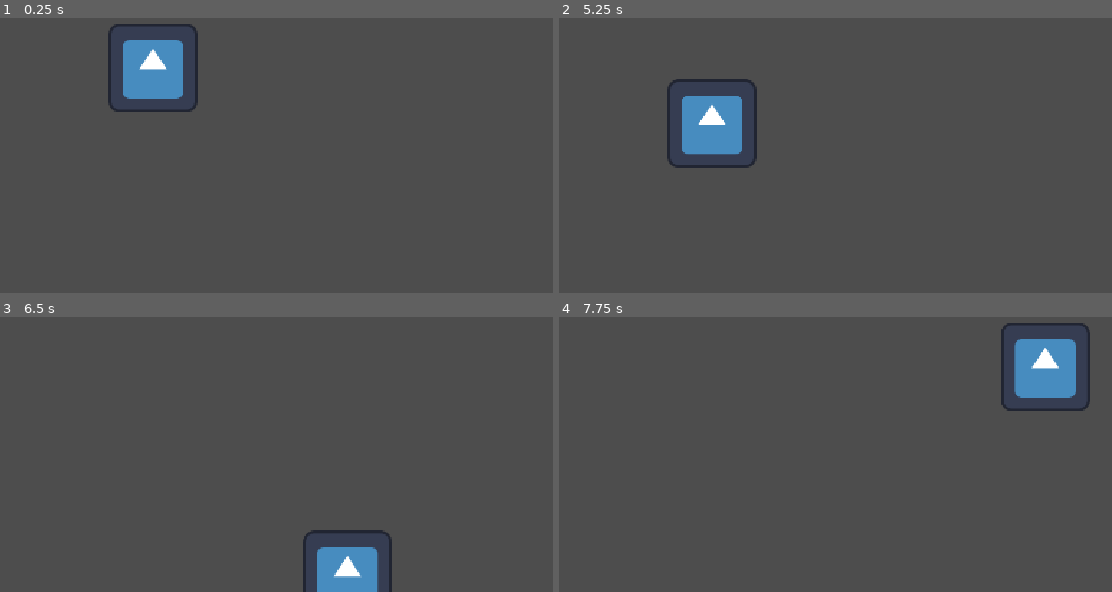
Above: before the commit, frames 1-4 (two rows, left to right).
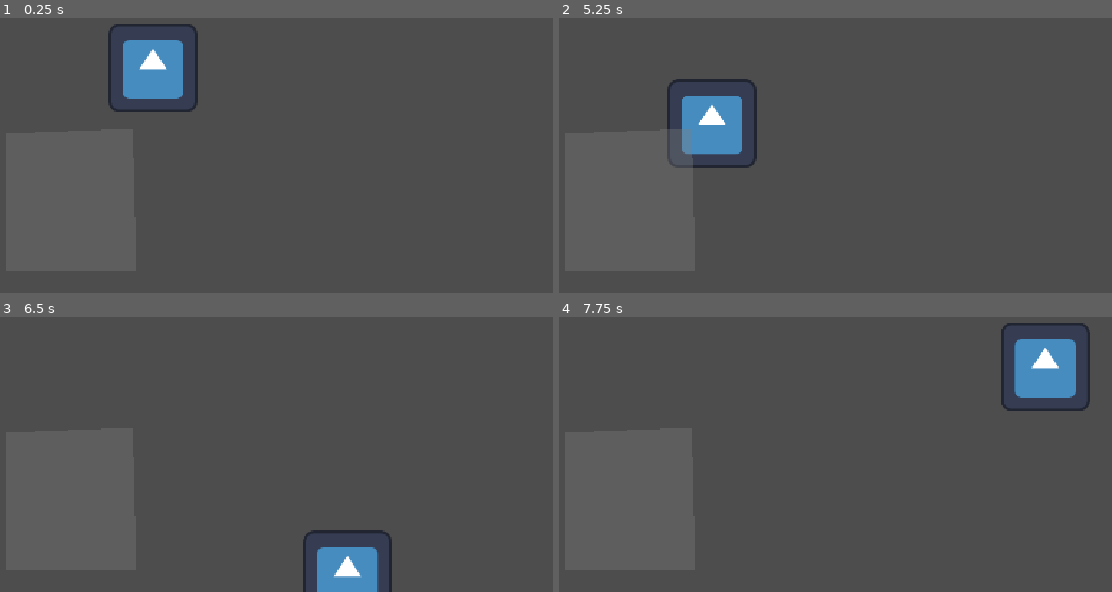
Above: after the commit, the same moments.

Repository: skeeeth/Allstar-Cult-Slip
Game: Godot game, scene res://Source/Level/World/World.tscn
Two runs of this game, one before a commit and one after it. Both use one fixed random seed, a clock stepped at 60 frames per second and the inputs below. The engine's default icon, where the game draws it, is replaced by a stand-in: a white triangle on a blue panel in a dark square.
Inputs:
- Up to frame 1 (0.25 s): no input
- Up to frame 2 (5.25 s): tap Enter at 0.5 s; hold D (right) 0.53-1.28 s; hold E (Interact) 0.53-1.28 s; tap 1 (one, bound only after the commit) at 0.8, 1.35, 2.3, 2.85, 3.8, 4.35 s; hold S (down) 1.28-2.03 s; tap E (Interact) at 1.55, 3.05, 4.55 s; hold D (right) 2.03-2.78 s; hold E (Interact) 2.03-2.78 s; hold W (up) 2.78-3.53 s; hold E (Interact) 3.53-4.28 s; hold A (left) 3.53-5.03 s; hold S (down) from 5.03 s (still down); hold E (Interact) from 5.03 s (still down)
- Up to frame 3 (6.5 s): tap 1 (one, bound only after the commit) at 5.3, 5.85 s; release S (down) at 5.78 s; release E (Interact) at 5.78 s; hold D (right) from 5.78 s (still down); tap E (Interact) at 6.05 s
- Up to frame 4 (7.75 s): release D (right) at 6.53 s; hold W (up) 6.53-7.28 s; hold E (Interact) 6.53-7.28 s; tap 1 (one, bound only after the commit) at 6.8, 7.35 s; hold D (right) from 7.28 s (still down); tap E (Interact) at 7.55 s

The runs differ from the first frame. In frame 2, 0.5% of the frame differs, in the area x 19-25%, y 40-55%; in frame 3, less than 0.1%; in frame 4, less than 0.1%.

Commit message:
Tower Build

Diff:
--- /dev/null
+++ b/Source/Interactable/Tower Site/TowerSite.tscn
@@ -0,0 +1,17 @@
+[gd_scene format=3 uid="uid://bxuwbl1bbb4a0"]
+
+[ext_resource type="Script" uid="uid://dl31byom8c4h6" path="res://Source/Interactable/Tower Site/tower_site.gd" id="1_h1xah"]
+[ext_resource type="PackedScene" uid="uid://chb2l2bjixpa2" path="res://Source/Interactable/Interactable.tscn" id="1_v6gqn"]
+[ext_resource type="Script" uid="uid://dlv0kunqio4rh" path="res://Source/Interactable/Towers/TowerData.gd" id="2_0yyf7"]
+[ext_resource type="Resource" uid="uid://cwdovgn6qws6s" path="res://Source/Interactable/Towers/List/BananaField.tres" id="3_m2jwy"]
+
+[node name="TowerSite" type="Node2D" unique_id=655530917]
+script = ExtResource("1_h1xah")
+tower_pool = Array[ExtResource("2_0yyf7")]([ExtResource("3_m2jwy")])
+
+[node name="Interaction Area" parent="." unique_id=268138595 instance=ExtResource("1_v6gqn")]
+scale = Vector2(2.095, 2.095)
+
+[node name="Polygon2D" type="Polygon2D" parent="." unique_id=264960647]
+color = Color(0.49411765, 0.49411765, 0.49411765, 0.3529412)
+polygon = PackedVector2Array(-87, -105, -87, 93, 100, 93, 95, -113)
--- /dev/null
+++ b/Source/Interactable/Tower Site/tower_site.gd
@@ -0,0 +1,31 @@
+extends Node2D
+
+@onready var interaction_area: Interactable = $"Interaction Area"
+
+var blueprint:TowerData
+@export var tower_pool:Array[TowerData]
+
+func _ready() -> void:
+	interaction_area.interacted.connect(on_interact)
+
+func on_interact():
+	if !blueprint: return
+
+	for type in blueprint.cost:
+		#print(type)
+		if !ResourceManager.try_spend(type,blueprint.cost[type]):
+			#Resource Fail
+			return
+
+	for type in blueprint.cost:
+		ResourceManager.spend(type,blueprint.cost[type])
+
+	#if no fail, then a success
+	var new_tower = Tower.create(blueprint)
+	add_child(new_tower)
+	interaction_area.monitoring = false
+	#queue_free()
+
+func _input(event: InputEvent) -> void:
+	if event.is_action_pressed("one"):
+		blueprint = tower_pool[0]
--- /dev/null
+++ b/Source/Interactable/Towers/List/BananaField.tres
@@ -0,0 +1,10 @@
+[gd_resource type="Resource" script_class="TowerData" format=3 uid="uid://cwdovgn6qws6s"]
+
+[ext_resource type="Script" uid="uid://dlv0kunqio4rh" path="res://Source/Interactable/Towers/TowerData.gd" id="1_k20hp"]
+
+[resource]
+script = ExtResource("1_k20hp")
+cost = Dictionary[String, int]({
+"Bananas": 4
+})
+metadata/_custom_type_script = "uid://dlv0kunqio4rh"
--- /dev/null
+++ b/Source/Interactable/Towers/Tower.gd
@@ -0,0 +1,30 @@
+extends Node2D
+class_name Tower
+
+var data:TowerData
+
+const self_scene = preload("uid://bba0prqueb088")
+var units_inside:Array[Unit]
+
+static func create(from_data:TowerData) -> Tower: #Make sure to add to scene!
+	var new_tower:Tower = self_scene.instantiate()
+	new_tower.data = from_data
+	return new_tower
+
+
+func _on_effect_area_area_entered(area: Area2D) -> void:
+	var parent = area.get_parent()
+	assert(parent is Unit)
+	register_unit(parent)
+	pass # Replace with function body.
+
+func _on_effect_area_area_exited(area: Area2D) -> void:
+	var parent = area.get_parent()
+	assert(parent is Unit)
+	unregister_unit(parent)
+
+func register_unit(u:Unit):
+	units_inside.append(u)
+
+func unregister_unit(u:Unit):
+	pass
--- /dev/null
+++ b/Source/Interactable/Towers/Tower.tscn
@@ -0,0 +1,18 @@
+[gd_scene format=3 uid="uid://bba0prqueb088"]
+
+[ext_resource type="Script" uid="uid://prs7hbtfl8n8" path="res://Source/Interactable/Towers/Tower.gd" id="1_hv3xy"]
+
+[sub_resource type="CircleShape2D" id="CircleShape2D_hv3xy"]
+
+[node name="Tower" type="Node2D" unique_id=447039082]
+script = ExtResource("1_hv3xy")
+
+[node name="Effect Area" type="Area2D" parent="." unique_id=245153892]
+collision_layer = 0
+collision_mask = 2
+
+[node name="CollisionShape2D" type="CollisionShape2D" parent="Effect Area" unique_id=1976330790]
+shape = SubResource("CircleShape2D_hv3xy")
+
+[connection signal="area_entered" from="Effect Area" to="." method="_on_effect_area_area_entered"]
+[connection signal="area_exited" from="Effect Area" to="." method="_on_effect_area_area_exited"]
--- /dev/null
+++ b/Source/Interactable/Towers/TowerData.gd
@@ -0,0 +1,9 @@
+extends Resource
+class_name TowerData
+
+@export var cost:Dictionary[String,int]
+
+enum trigger_conditions{AREA_TIME, UNIT_TIME, ENTRY, EXIT}
+@export var trigger_condition:trigger_conditions
+
+@export var area_size:float
--- a/Source/Level/Resource/ResourceManager.gd
+++ b/Source/Level/Resource/ResourceManager.gd
@@ -24,3 +24,4 @@
 func spend(type:String, amount:int):
 	#only call if try_spend confirms the existance and amount of type
 	current[type] -= amount
+	key_update.emit(type,-amount)
--- a/Source/Level/World/World.tscn
+++ b/Source/Level/World/World.tscn
@@ -3,6 +3,7 @@
 [ext_resource type="PackedScene" uid="uid://cy4yi78sjmjxq" path="res://Source/Unit/Player/Player.tscn" id="1_60l3g"]
 [ext_resource type="PackedScene" uid="uid://cid0wtr1vxp4v" path="res://Source/Level/UI/Hud.tscn" id="2_60l3g"]
 [ext_resource type="PackedScene" uid="uid://ofx71x0hbi23" path="res://Source/Interactable/Circle/ResourceCircle.tscn" id="3_5c1oy"]
+[ext_resource type="PackedScene" uid="uid://bxuwbl1bbb4a0" path="res://Source/Interactable/Tower Site/TowerSite.tscn" id="4_huh1a"]
 
 [node name="Node2D" type="Node2D" unique_id=1300881241]
 
@@ -16,7 +17,11 @@
 [node name="ResourceCircle" parent="." unique_id=2118307154 instance=ExtResource("3_5c1oy")]
 position = Vector2(-200, -62)
 cadence = 1.0
+type = "Bananas"
 
 [node name="ResourceCircle2" parent="." unique_id=1354443513 instance=ExtResource("3_5c1oy")]
 position = Vector2(169, -13)
 type = "Souls"
+
+[node name="TowerSite" parent="." unique_id=655530917 instance=ExtResource("4_huh1a")]
+position = Vector2(-124, 200)
--- /dev/null
+++ b/Source/Unit/Enemy/Enemy.tscn
@@ -0,0 +1,19 @@
+[gd_scene format=3 uid="uid://4ppu28orsq7"]
+
+[ext_resource type="Script" uid="uid://6onurcyv5j2a" path="res://Source/Unit/Enemy/enemy.gd" id="1_wm6wr"]
+
+[sub_resource type="CircleShape2D" id="CircleShape2D_qtjwj"]
+
+[node name="Enemy" type="Node2D" unique_id=1182452479]
+script = ExtResource("1_wm6wr")
+
+[node name="Polygon2D" type="Polygon2D" parent="." unique_id=155334630]
+color = Color(0.88, 0.28306666, 0.22879998, 1)
+polygon = PackedVector2Array(-2, -26, -32, 22, 34, 20)
+
+[node name="Area2D" type="Area2D" parent="." unique_id=1958734491]
+collision_layer = 2
+collision_mask = 2
+
+[node name="CollisionShape2D" type="CollisionShape2D" parent="Area2D" unique_id=402781113]
+shape = SubResource("CircleShape2D_qtjwj")
--- /dev/null
+++ b/Source/Unit/Enemy/enemy.gd
@@ -0,0 +1,4 @@
+extends Unit
+
+func _ready() -> void:
+	pass
--- a/Source/Unit/UnitClass.gd
+++ b/Source/Unit/UnitClass.gd
@@ -2,7 +2,7 @@
 class_name Unit
 
 
-signal died #up to owner or parent to decide what happens on death
+signal died(who) #up to owner or parent to decide what happens on death
 
 
 @export var max_health:float = 100
@@ -15,4 +15,4 @@
 		die()
 
 func die():
-	died.emit()
+	died.emit(self)
--- a/project.godot
+++ b/project.godot
@@ -52,6 +52,26 @@
 "events": [Object(InputEventKey,"resource_local_to_scene":false,"resource_name":"","device":-1,"window_id":0,"alt_press …(192 unchanged characters)…
 ]
 }
+one={
+"deadzone": 0.2,
+"events": [Object(InputEventKey,"resource_local_to_scene":false,"resource_name":"","device":-1,"window_id":0,"alt_pressed":false,"shift_pressed":false,"ctrl_pressed":false,"meta_pressed":false,"pressed":false,"keycode":0,"physical_keycode":49,"key_label":0,"unicode":49,"location":0,"echo":false,"script":null)
+]
+}
+two={
+"deadzone": 0.2,
+"events": [Object(InputEventKey,"resource_local_to_scene":false,"resource_name":"","device":-1,"window_id":0,"alt_pressed":false,"shift_pressed":false,"ctrl_pressed":false,"meta_pressed":false,"pressed":false,"keycode":0,"physical_keycode":50,"key_label":0,"unicode":50,"location":0,"echo":false,"script":null)
+]
+}
+three={
+"deadzone": 0.2,
+"events": [Object(InputEventKey,"resource_local_to_scene":false,"resource_name":"","device":-1,"window_id":0,"alt_pressed":false,"shift_pressed":false,"ctrl_pressed":false,"meta_pressed":false,"pressed":false,"keycode":0,"physical_keycode":51,"key_label":0,"unicode":51,"location":0,"echo":false,"script":null)
+]
+}
+tab={
+"deadzone": 0.2,
+"events": [Object(InputEventKey,"resource_local_to_scene":false,"resource_name":"","device":-1,"window_id":0,"alt_pressed":false,"shift_pressed":false,"ctrl_pressed":false,"meta_pressed":false,"pressed":false,"keycode":0,"physical_keycode":4194306,"key_label":0,"unicode":0,"location":0,"echo":false,"script":null)
+]
+}
 
 [layer_names]
 
Not shown, added: Source/Interactable/Tower Site/tower_site.gd.uid
Not shown, added: Source/Interactable/Towers/Tower.gd.uid
Not shown, added: Source/Interactable/Towers/TowerData.gd.uid
Not shown, added: Source/Unit/Enemy/enemy.gd.uid
